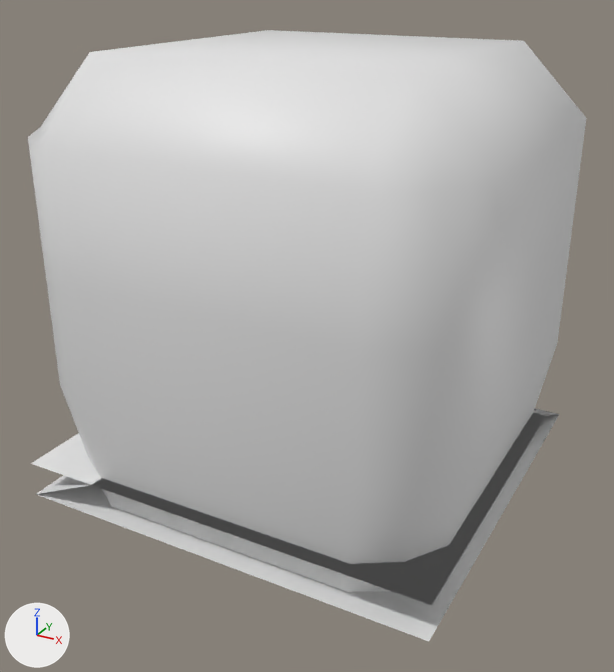
The FBX model model/SM_Buisson.fbx as it was, and as the next commit left it.
The view is the same before and after, from a camera (50 mm lens) standing at (0.893, -1.688, 1.163) and looking at (0.004, -0.071, 0.354). Lighting does not change. The marker at lower left points along +X, +Y and +Z.

The first picture shows 'SM_Buisson', 'SM_Road', 'SM_Sidewalk', 'SM_Sidewalk_Corner'.
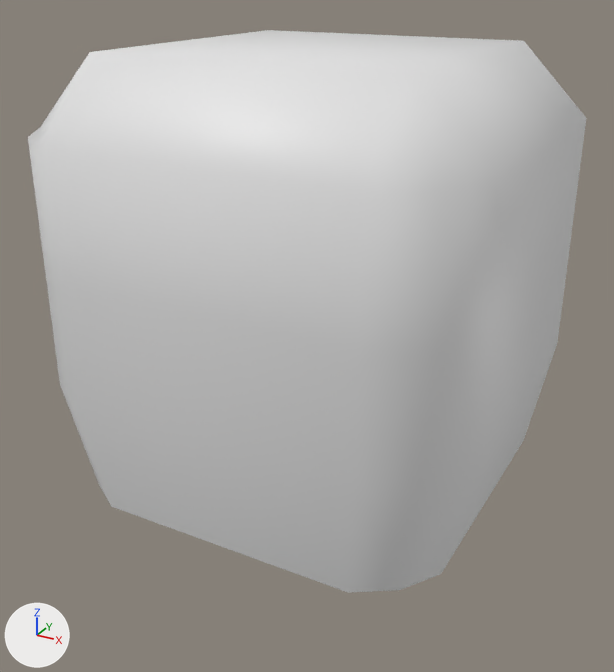
Diff of the bpy script that builds the scene:
```diff
--- a/model/SM_Buisson.fbx.py
+++ b/model/SM_Buisson.fbx.py
@@ ob_sm_sidewalk @@
-ob_sm_sidewalk = bpy.data.objects.new('SM_Sidewalk', me_plane_001)
-ob_sm_sidewalk.location = (0.0, 0.0, 0.0)
@@ ob_sm_sidewalk_corner @@
-ob_sm_sidewalk_corner = bpy.data.objects.new('SM_Sidewalk_Corner', me_plane_002)
-ob_sm_sidewalk_corner.location = (0.0, 0.0, 0.0)
@@ ob_sm_road @@
-ob_sm_road = bpy.data.objects.new('SM_Road', me_plane)
-ob_sm_road.location = (0.0, 0.0, 0.0)
```

Boxes (x1, y1, x2, y2) around the edits, measured in the pictures (614 x 672 px):
'SM_Road', deleted: before (36, 414, 559, 641)
'SM_Sidewalk_Corner', deleted: before (37, 409, 557, 605)
'SM_Sidewalk', deleted: before (31, 409, 557, 604)
